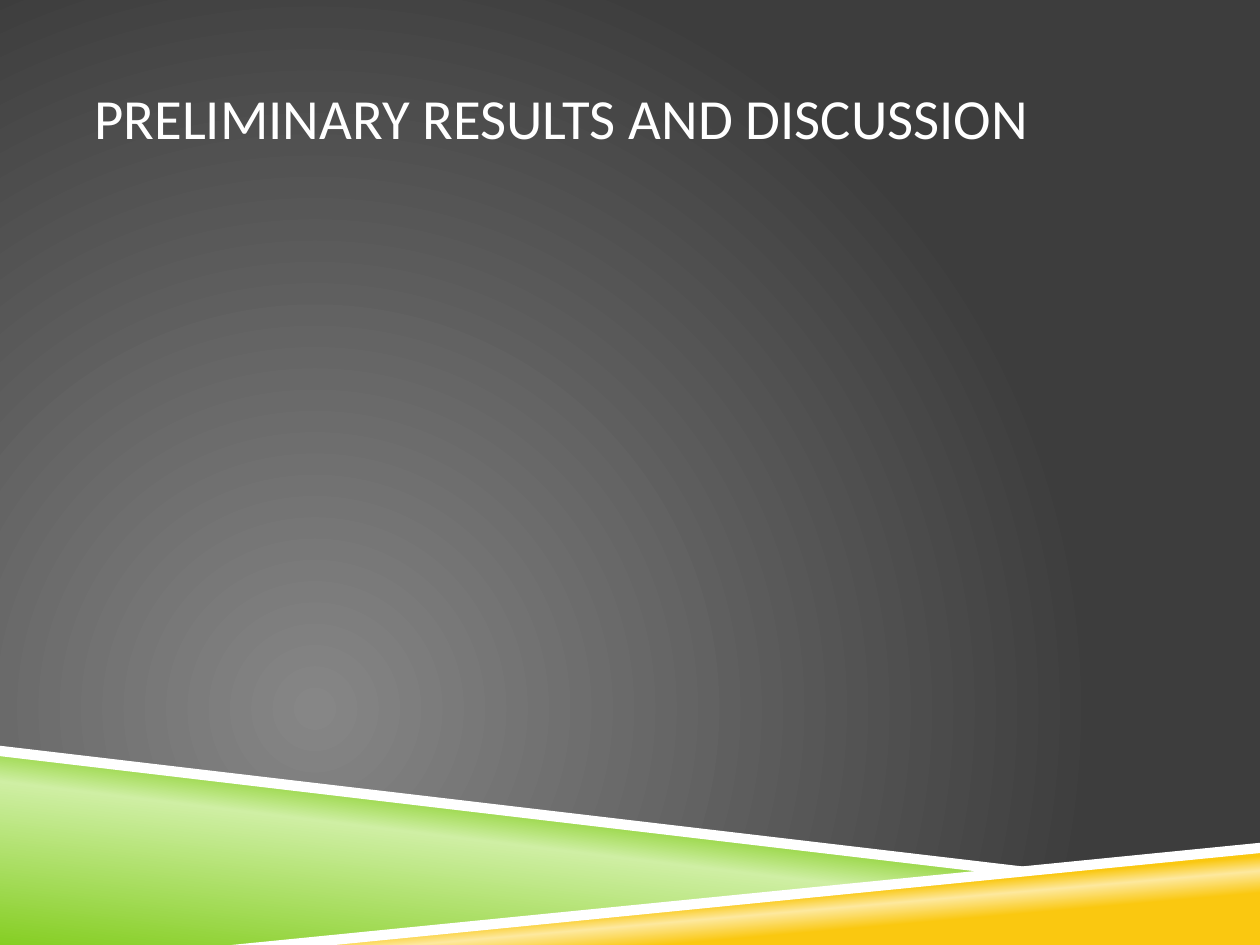
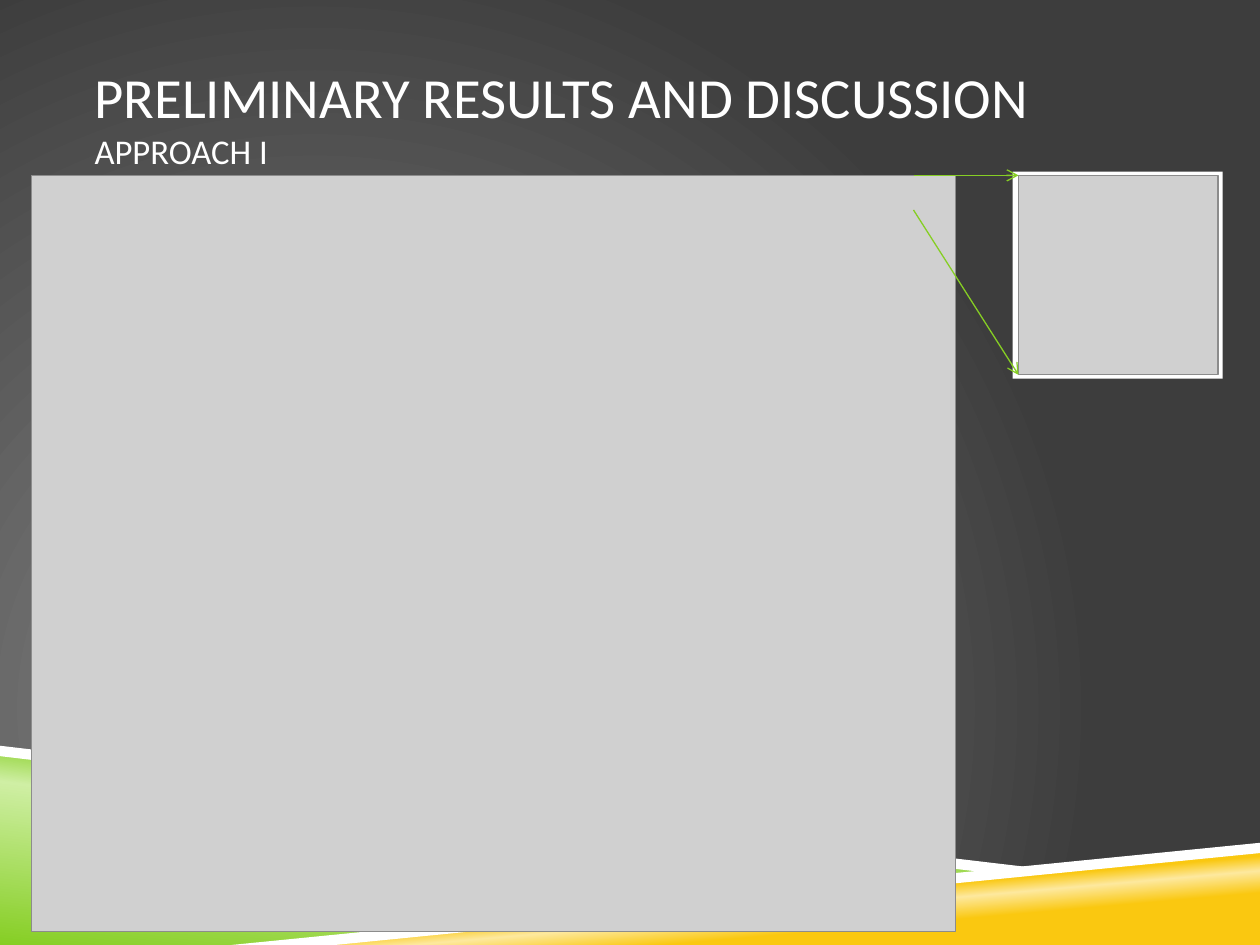
Before and after one commit to grpbwl/videoSteganography, a slide deck: slide 18 of results/CSE509_Video_Steganography.pptx (slide 15 before the commit). Drawn at 1260x945 pixels with LibreOffice and Linux fonts; fonts in the diff are those of the drawing; grey boxes stand for pictures; background and template pictures are left out. Boxes give left, top, right and bottom in pixels: in the first picture for what was removed or moved away, otherwise in the second. Text is boxed around its words. In the diff, an @@ line names an element or a change of style, - is before the commit and + after.

```diff
--- a/results/CSE509_Video_Steganography.pptx
+++ b/results/CSE509_Video_Steganography.pptx
@@ title at <box>94,81,1028,164</box>: text changed @@
-PRELIMINARY RESULTS AND DISCUSSION
+PRELIMINARY RESULTS AND DISCUSSION
+APPROACH I
@@ picture added at <box>32,175,955,931</box> @@
@@ arrow added from (914, 175) to (1018, 175), #86CE24 0.75 pt @@
@@ rectangle added at <box>1013,171,1223,378</box>, fill #FFFFFF @@
@@ picture added at <box>1018,175,1217,374</box> @@
@@ arrow added from (914, 210) to (1018, 375), #86CE24 0.75 pt @@
```
Also in this commit, not shown: 6 other slides changed, 6 slides added.
